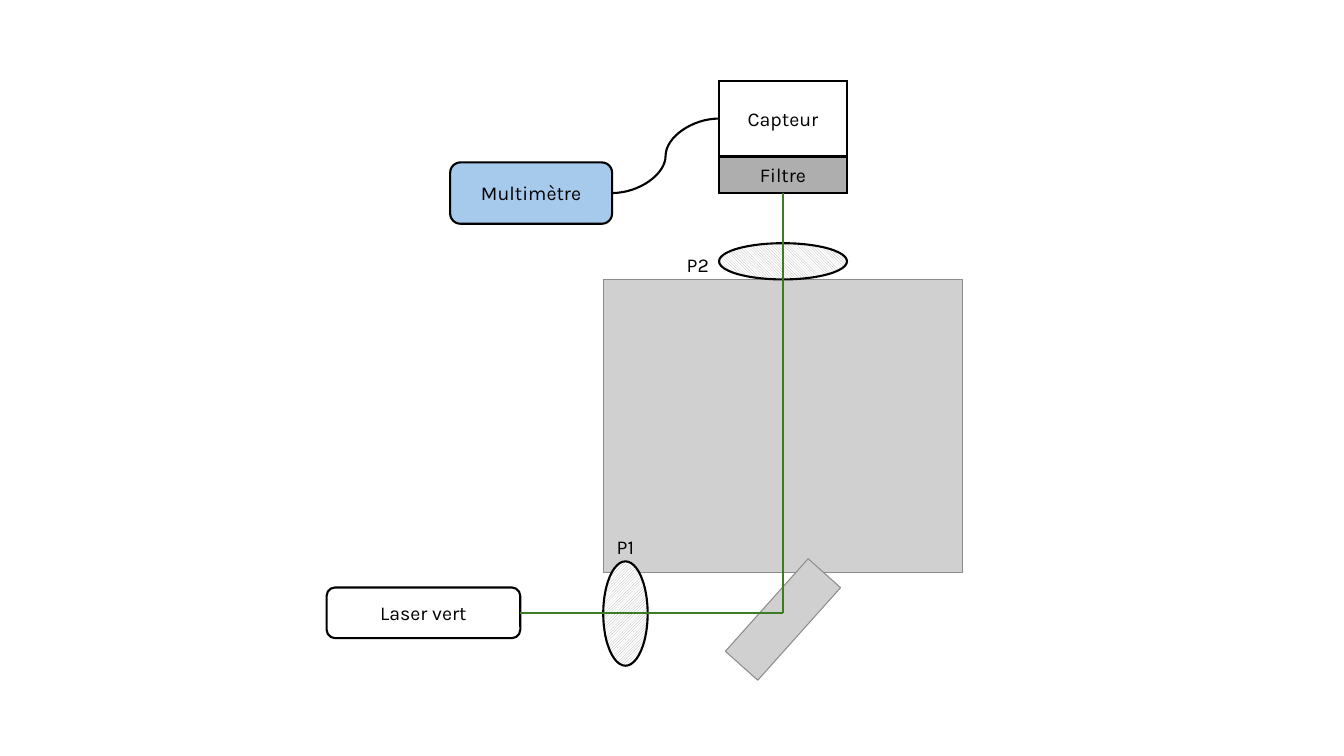
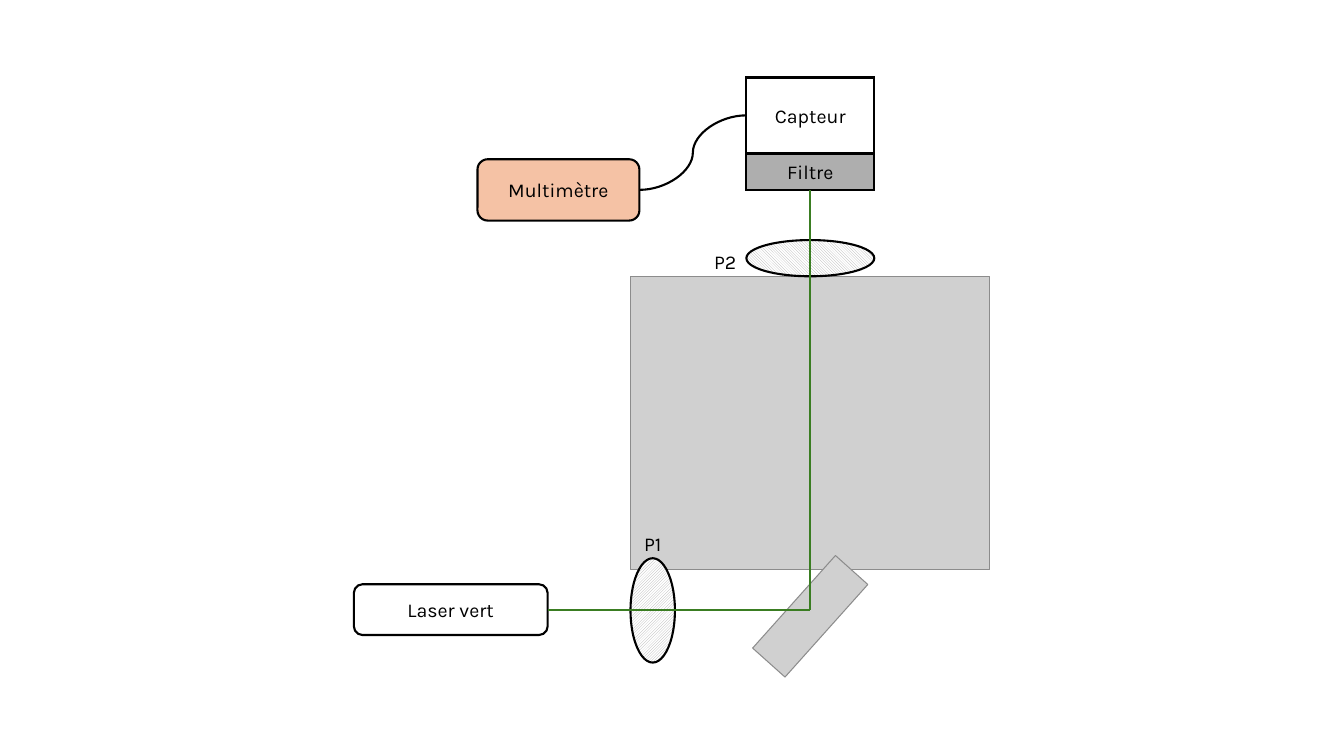
Before and after one commit to Manoe109/Labos-TPOP, a slide deck: slide 1 of Projet_2/Cahier_de_lab/PPW_schéma_2.pptx. Drawn at 1344x756 pixels with LibreOffice and Linux fonts; fonts in the diff are those of the drawing; grey boxes stand for pictures. Boxes give left, top, right and bottom in pixels: in the first picture for what was removed or moved away, otherwise in the second. Text is boxed around its words. In the diff, an @@ line names an element or a change of style, - is before the commit and + after.

```diff
--- a/Projet_2/Cahier_de_lab/PPW_schéma_2.pptx
+++ b/Projet_2/Cahier_de_lab/PPW_schéma_2.pptx
@@ 2 rounded rectangles, 2 rectangles, 1 text, 1 line, 1 curved line moved together from (x1=327, y1=81, x2=847, y2=638) to (x1=354, y1=78, x2=874, y2=635) @@
@@ rounded rectangle "Multimètre" at (x1=478, y1=159, x2=640, y2=221): fill #A6CAEC to #F5C2A5 @@
@@ 2 pictures, 2 ellipses, 1 text, 1 line moved together from (x1=603, y1=194, x2=963, y2=680) to (x1=631, y1=190, x2=991, y2=677) @@
```
Also in this commit, not shown: 2 other files.
